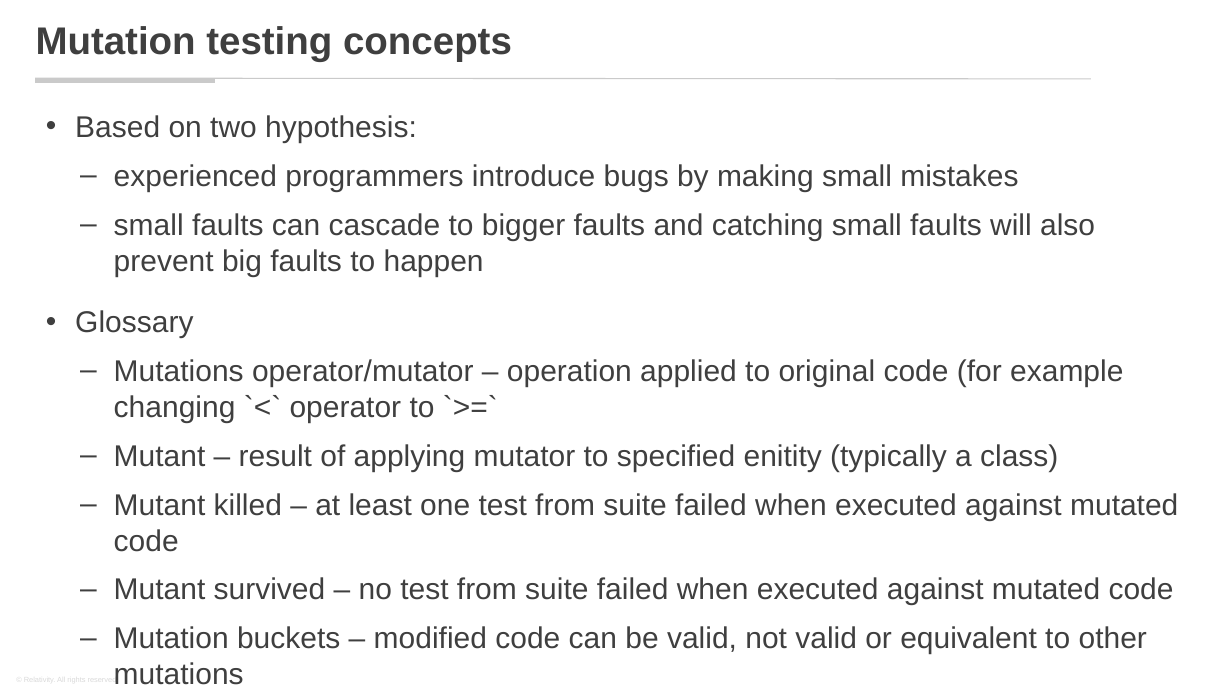
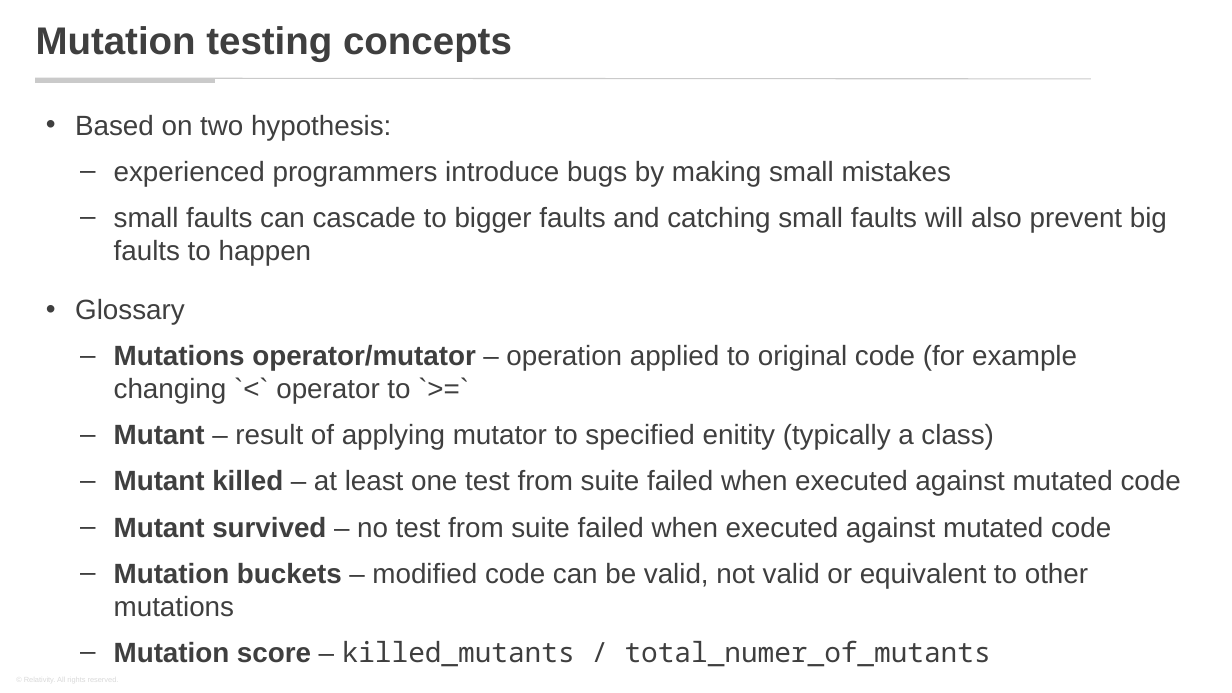
Before and after one commit to KonradGalczynski/Learning, a slide deck: slide 11 of MutationTesting/Are my units testing well.pptx. Drawn at 1232x693 pixels with LibreOffice and Linux fonts; fonts in the diff are those of the drawing; background and template pictures are left out. Boxes give left, top, right and bottom in pixels: in the first picture for what was removed or moved away, otherwise in the second. Text is boxed around its words. In the diff, an @@ line names an element or a change of style, - is before the commit and + after.

Commit message:
mutation new ready

```diff
--- a/MutationTesting/Are my units testing well.pptx
+++ b/MutationTesting/Are my units testing well.pptx
@@ text at [75,115,1181,617]: size 14 to 12.9 pt; bold on in "Mutations operator/mutator", "Mutant", "Mutant killed", "Mutant survived" and 1 more places @@
@@ text at [114,640,991,667]: paragraph added @@
+  – Mutation score – killed_mutants / total_numer_of_mutants
```
Also in this commit, not shown: 4 other slides changed, 4 slides added.
